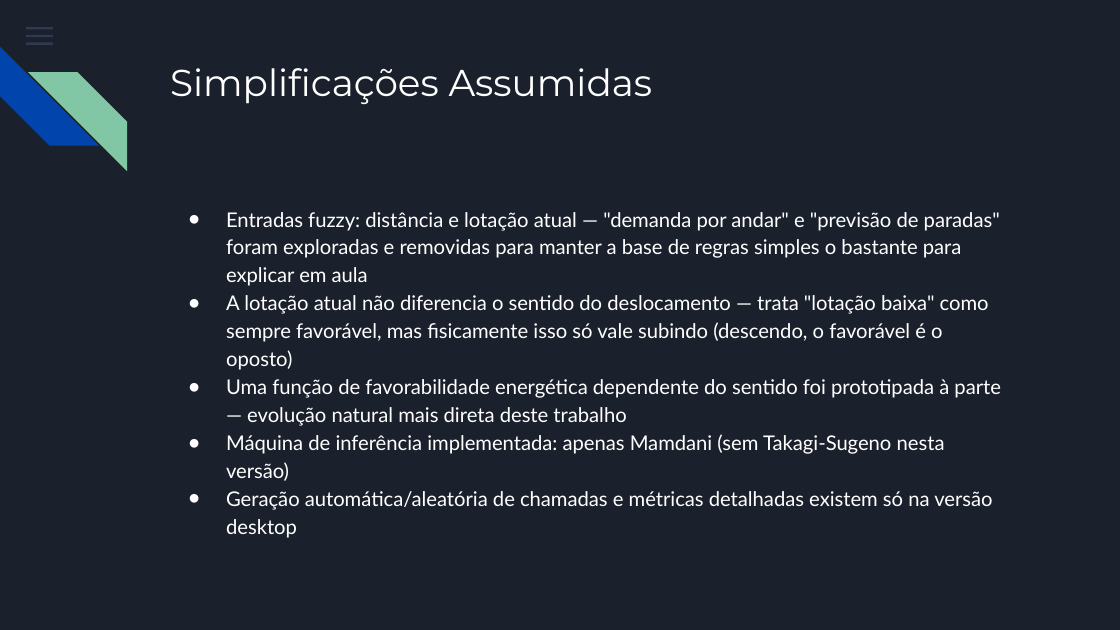
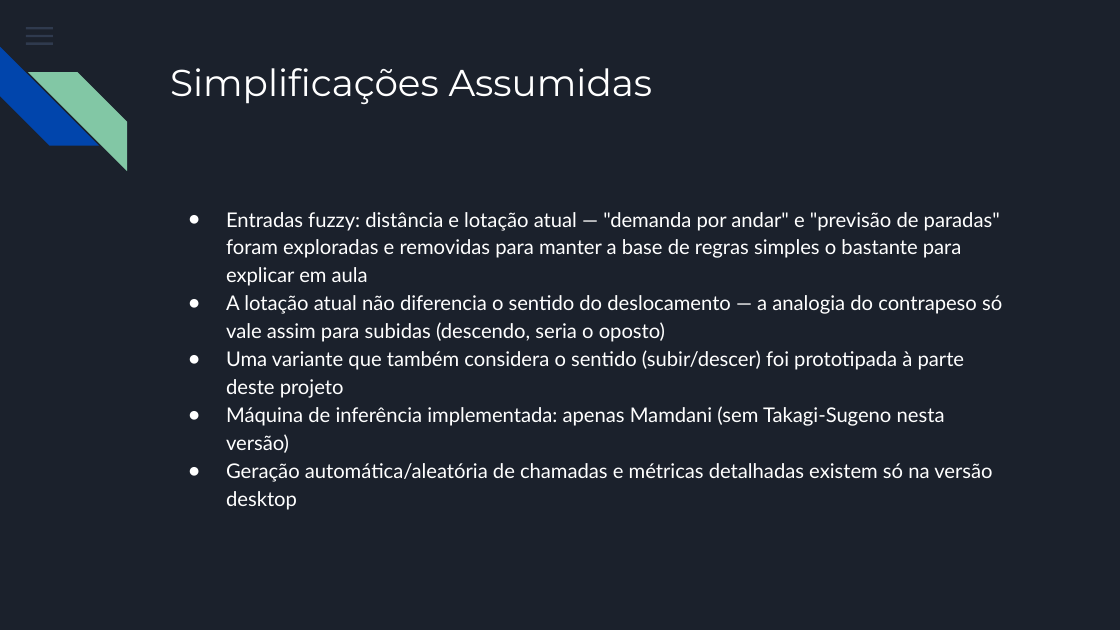
Before and after one commit to Henriqueanjos12/elevadores-fuzzy-web, a slide deck: slide 16 of Apresentacao_Elevadores_Fuzzy_Web.pptx. Drawn at 1120x630 pixels with LibreOffice and Linux fonts; fonts in the diff are those of the drawing. Boxes give left, top, right and bottom in pixels: in the first picture for what was removed or moved away, otherwise in the second. Text is boxed around its words. In the diff, an @@ line names an element or a change of style, - is before the commit and + after.

```diff
--- a/Apresentacao_Elevadores_Fuzzy_Web.pptx
+++ b/Apresentacao_Elevadores_Fuzzy_Web.pptx
@@ text at [226,295,1002,398]: text changed @@
-● A lotação atual não diferencia o sentido do deslocamento — trata "lotação baixa" como sempre favorável, mas fisicamente isso só vale subindo (descendo, o favorável é o oposto)
-● Uma função de favorabilidade energética dependente do sentido foi prototipada à parte — evolução natural mais direta deste trabalho
+● A lotação atual não diferencia o sentido do deslocamento — a analogia do contrapeso só vale assim para subidas (descendo, seria o oposto)
+● Uma variante que também considera o sentido (subir/descer) foi prototipada à parte deste projeto
```
Also in this commit, not shown: 4 other slides changed.
